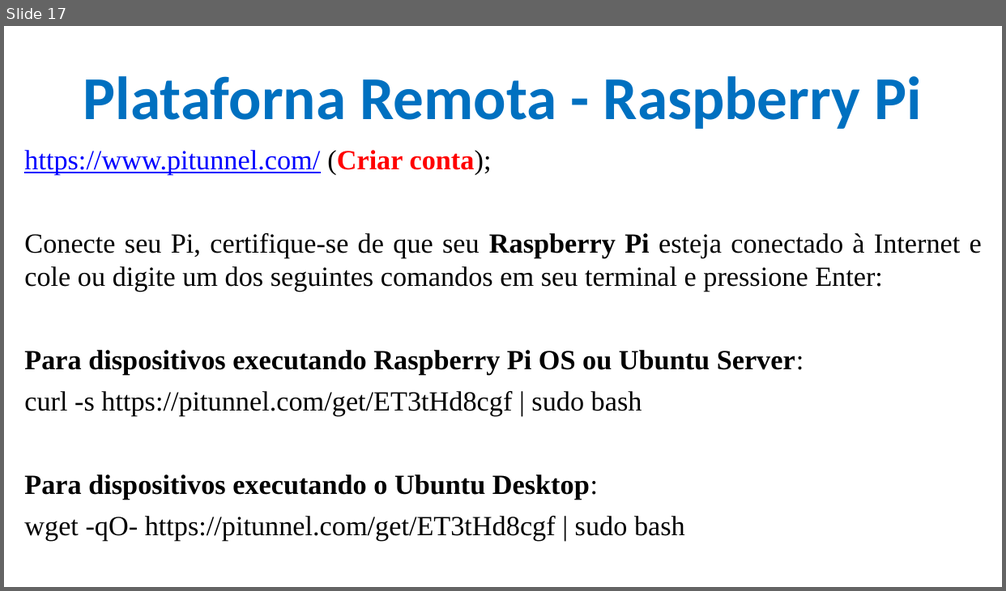
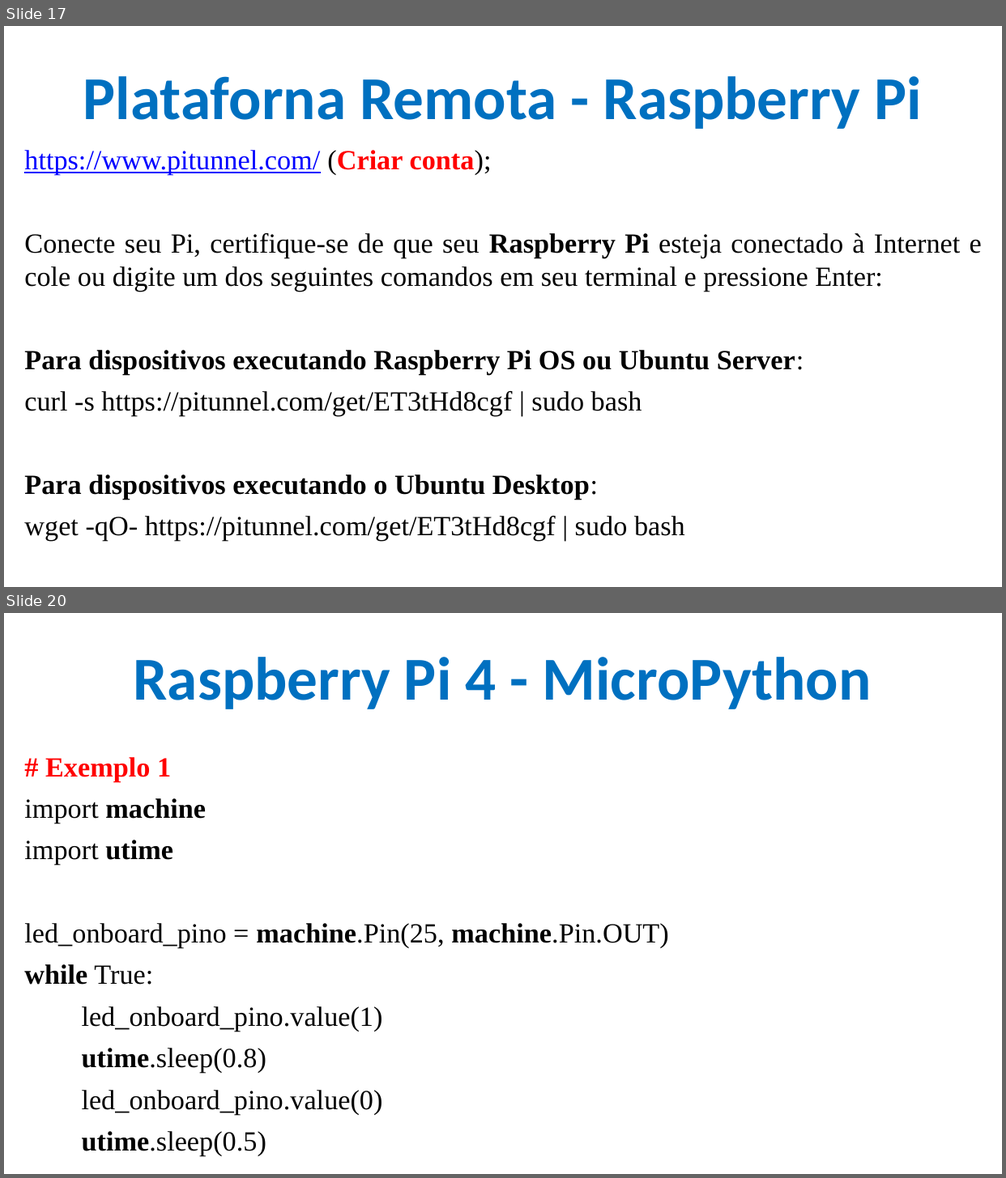
Before and after one commit to CloudEducationBrazil/WydenArea1AplicacaoCloudIndustria40Python, a slide deck: 01 Classes/Aula 06 - Aplicação Cloud Indústria 40 Python IoT Plataforma Raspberry PI.pptx. Shown one above the other, each under a label of ours: slide 17 before the commit, slides 17 and 20 after it; the slides between them are not shown. The pictures are 1006x591 and 1006x1178 pixels, drawn with LibreOffice and Linux fonts; fonts in the diff are those of the drawing; background and template pictures are left out. Boxes give left, top, right and bottom in pixels: in the first picture for what was removed or moved away, otherwise in the second. Text is boxed around its words. In the diff, an @@ line names an element or a change of style, - is before the commit and + after.

Commit message:
Aula 06 IoT Python AVA 11042023

```diff
--- a/01 Classes/Aula 06 - Aplicação Cloud Indústria 40 Python IoT Plataforma Raspberry PI.pptx
+++ b/01 Classes/Aula 06 - Aplicação Cloud Indústria 40 Python IoT Plataforma Raspberry PI.pptx
@@ slide 20 added at bbox=[4, 613, 1002, 1174], background picture (left out) @@
@@ title added at bbox=[134, 657, 872, 709], 44 pt, text #0070C0, bold @@
+Raspberry Pi 4 - MicroPython
@@ text added at bbox=[24, 757, 668, 1157], 20 pt, text #000000 @@
+# Exemplo 1
+import machine
+import utime
+led_onboard_pino = machine.Pin(25, machine.Pin.OUT)
+while True:
+led_onboard_pino.value(1)
+utime.sleep(0.8)
+led_onboard_pino.value(0)
+utime.sleep(0.5)
```
Also in this commit, not shown: 4 slides changed, 4 other slides added.
